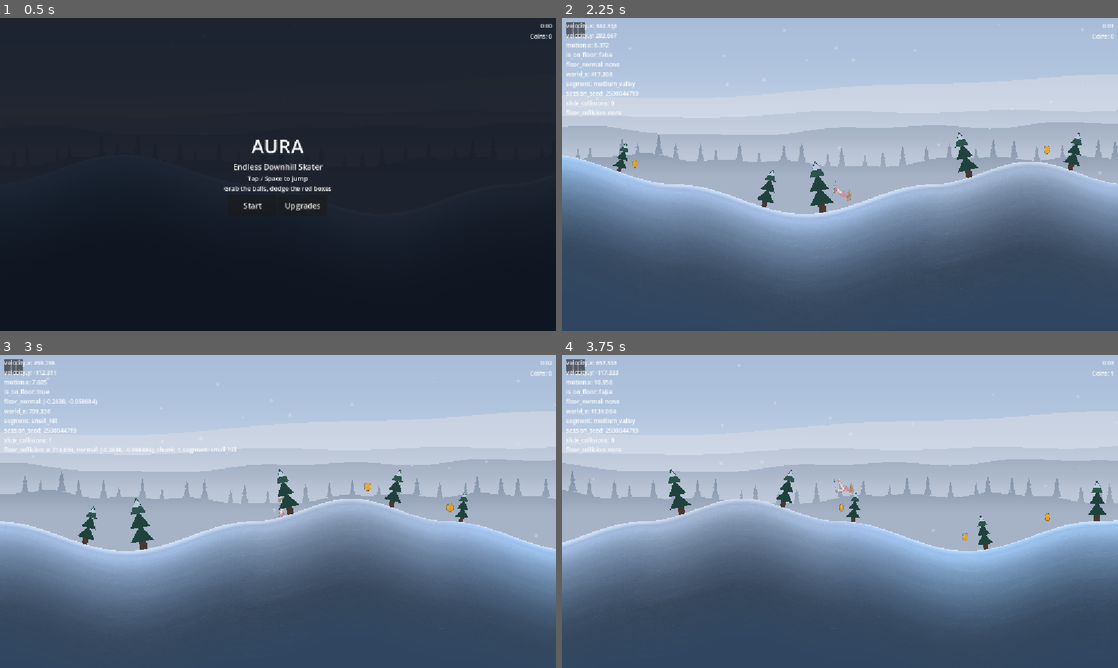
Above: before the commit, frames 1-4 (two rows, left to right).
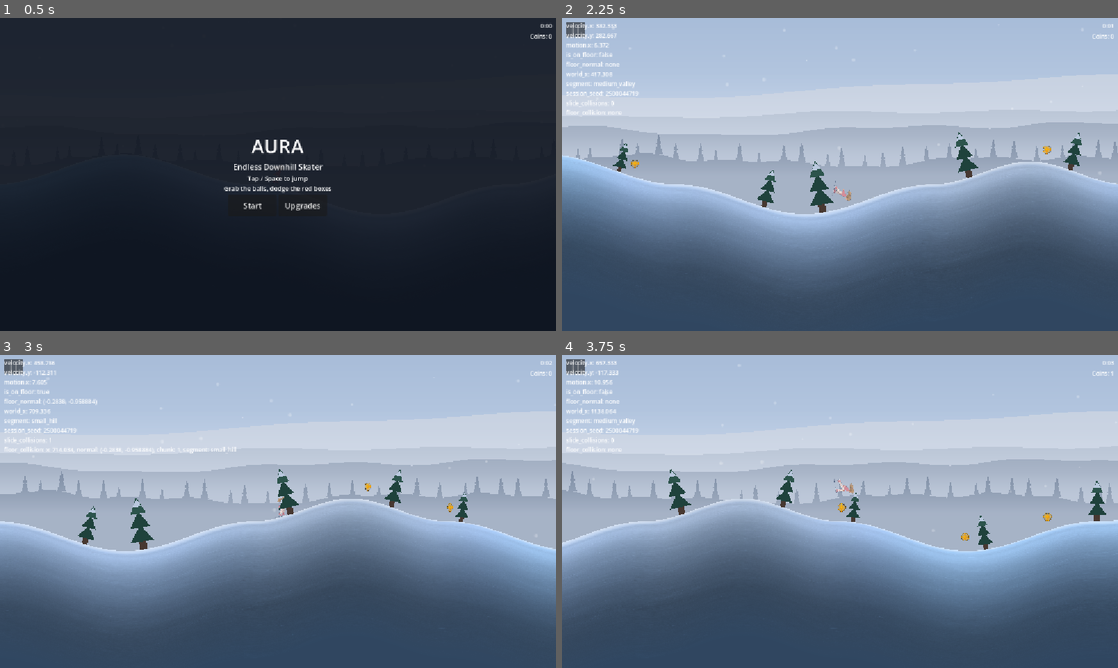
Above: after the commit, the same moments.

Repository: Kiernan-Hub/Aurora
Game: Godot game, scene res://scenes/main.tscn
Same seed, same stepped clock (60 frames per second), same inputs: the game is played once before the commit and once after it.
Inputs (mouse positions are in pixels of both pictures, inside the frame that each line leads up to):
- Up to frame 1 (0.5 s): no input
- Up to frame 2 (2.25 s): click "Start" at 0.5 s; tap Enter (ui_accept) at 1.25, 1.52, 1.82 s; move the mouse to (962, 158) at 1.27 s; hold Up (ui_up) 1.28-2 s; tap M at 1.35 s; click (962, 158) at 1.42 s; drag from (728, 190) to (1084, 149) at 2.02 s
- Up to frame 3 (3 s): move the mouse to (333, 442) at 2.77 s; hold Up (ui_up) from 2.78 s (still down); tap M at 2.85 s
- Up to frame 4 (3.75 s): release Up (ui_up) at 3.5 s; drag from (812, 574) to (901, 508) at 3.52 s

Frame 1 is identical in both runs. In frame 2, less than 0.1% of the frame differs, in the area x 12-88%, y 40-48%; in frame 3, less than 0.1%; in frame 4, less than 0.1%, in the area x 49-89%, y 47-60%.

Commit message:
Spin both coins a quarter faster, and repoint the handoff
The user's ear, from play: 2.2 -> 2.75 rad/s on the ordinary coin and
5.5 -> 6.875 on the diamond. Both x1.25, so the deliberate gap between a calm
ground coin and a diamond that has under a second to be noticed is preserved.

HANDOFF.md now resumes on COIN ARCS instead of the parallax drift. The reorder
is one measurement: ground coins sit at 34px and the no-jump grab ceiling is
58px, so every ground coin in the game is collected with zero input. An in-run
combo built on that would tick up on its own, which is why it is now recorded as
blocked on the arcs rather than as a peer of them.

Also folded in, so none of it gets re-derived: the measured grab-ceiling table
per upgrade level, the payout measurements behind "the currency dead-ends in
8-15 runs", why coins stay gold, why the camera does not zoom out, why the
second currency is held until there are cosmetics to sell, and the two ways
floor_flicker_probe misleads you (it takes ~10 min with the editor open, and it
prints a per-seed RESULT long before the SUMMARY).

Gates: terrain_invariant_check 8/8, shipping_values_check 13 knobs.
project.godot clean.

Co-Authored-By: Claude Opus 5 <noreply@anthropic.com>

Diff:
--- a/scenes/pickups/rare_coin.tscn
+++ b/scenes/pickups/rare_coin.tscn
@@ -11,7 +11,7 @@
 collision_mask = 1
 script = ExtResource("1")
 value = 25
-spin_speed = 5.5
+spin_speed = 6.875
 spin_min_scale = 0.22
 
 [node name="CollisionShape2D" type="CollisionShape2D" parent="."]
--- a/scripts/pickups/coin.gd
+++ b/scripts/pickups/coin.gd
@@ -10,7 +10,7 @@
 # this apart on purpose: the ordinary coin is calm because ~168 of them cross the screen in
 # a two-minute run and a fast one turns the ground into strobing, while the rare diamond
 # spins hard precisely BECAUSE it is rare -- it has ~0.92s on screen to be noticed.
-@export var spin_speed: float = 2.2
+@export var spin_speed: float = 2.75
 # How far the squash goes. 1.0 is no spin; 0.0 flips through zero width like a Mario coin,
 # which also means the pickup is invisible at every half-turn. That is the opposite of what
 # the sprite rebuild was for, so both scenes stay well clear of it -- the coin only hints at
Not shown, changed: HANDOFF.md
